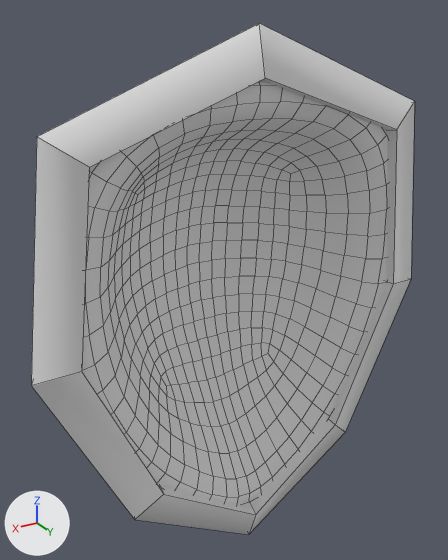
Two versions of the FBX model Assets/Project/PhysicsObjects/Walnut/WalnutShield.fbx, one commit apart.
Rendered twice from a camera (50 mm lens) standing at (0.588, 0.999, 0.504) and looking at (-0.037, -0.044, -0.017). Every picture has the same lights, and +X, +Y and +Z are marked at lower left. Mesh edges are drawn as thin lines. Where no turn or scale is listed for an object, it has been applied to the vertices.

Script lines for the objects in view, before the commit:
```python
me_walnutshield_001 = bpy.data.meshes.new('WalnutShield.001')
me_walnutshield_001.from_pydata(...)  # 1154 vertices, 1152 faces; spans x -0.374..0.375, y -0.233..0.132, z -0.496..0.427
me_walnutshield_001.materials.append(mat_walnutoutline)  # white #e7e7e7
me_walnutshieldcollider_002 = bpy.data.meshes.new('WalnutShieldCollider.002')
me_walnutshieldcollider_002.from_pydata(...)  # 8 vertices, 6 faces; spans x 0.0..0.263, y -0.151..0.151, z -0.564..-0.285
me_walnutshieldcollider_006 = bpy.data.meshes.new('WalnutShieldCollider.006')
me_walnutshieldcollider_006.from_pydata(...)  # 8 vertices, 6 faces; spans x -0.364..0.0, y -0.151..0.148, z 0.257..0.49
ob_walnutshieldcollider_002 = bpy.data.objects.new('WalnutShieldCollider.002', me_walnutshieldcollider_002)
ob_walnutshieldcollider_002.location = (0.0, 0.0, 0.0)
ob_walnutshieldcollider_006 = bpy.data.objects.new('WalnutShieldCollider.006', me_walnutshieldcollider_006)
ob_walnutshieldcollider_006.location = (0.0, 0.0, 0.0)
ob_walnutshieldoutline = bpy.data.objects.new('WalnutShieldOutline', me_walnutshield_001)
ob_walnutshieldoutline.location = (0.0, 0.0, 0.0)
# also in view: 'WalnutShieldCollider.001' at (0.299, -0.002, -0.189); 'WalnutShieldCollider.007' at (0.325, -0.001, 0.156); 'WalnutShieldCollider.008' at (0.182, -0.001, 0.373); 'WalnutShieldCollider.004' at (-0.299, -0.002, -0.189); 'WalnutShieldCollider.003' at (-0.132, 0.0, -0.424)
```
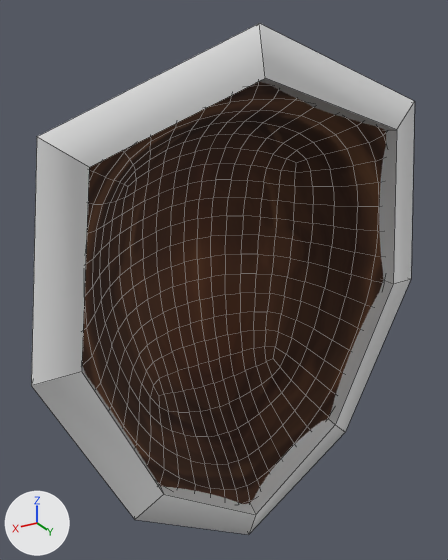
The change in detail:
Object 'WalnutShieldOutline' (ob_walnutshieldoutline) is deleted.

Location of each change, (x1, y1, x2, y2) in pixels of the pictures (448 x 560 px):
'WalnutShieldOutline', deleted: before (82, 82, 387, 505)
'WalnutShield', unchanged, uncovered by the edit: after (82, 82, 386, 504)
